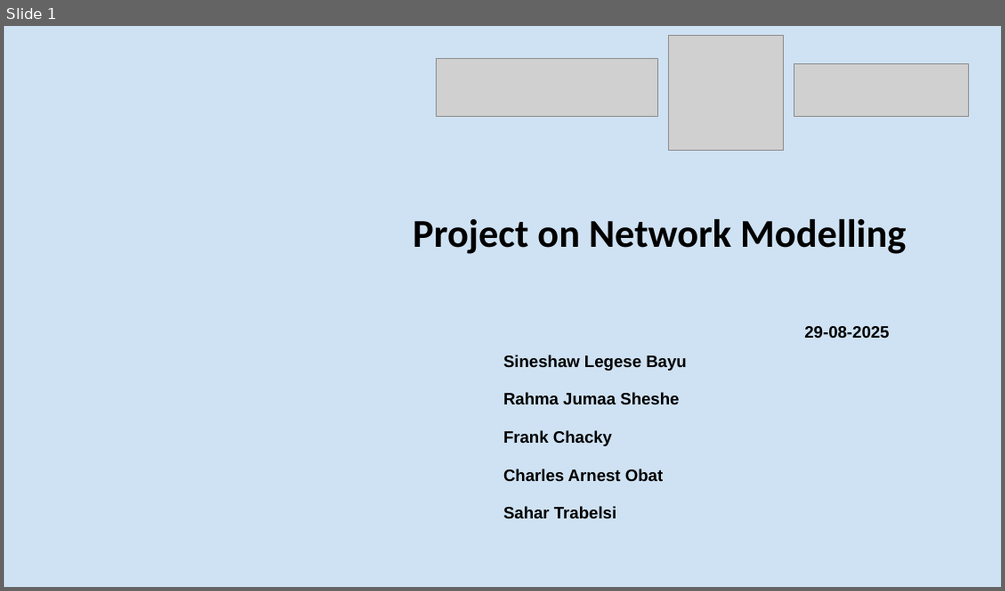
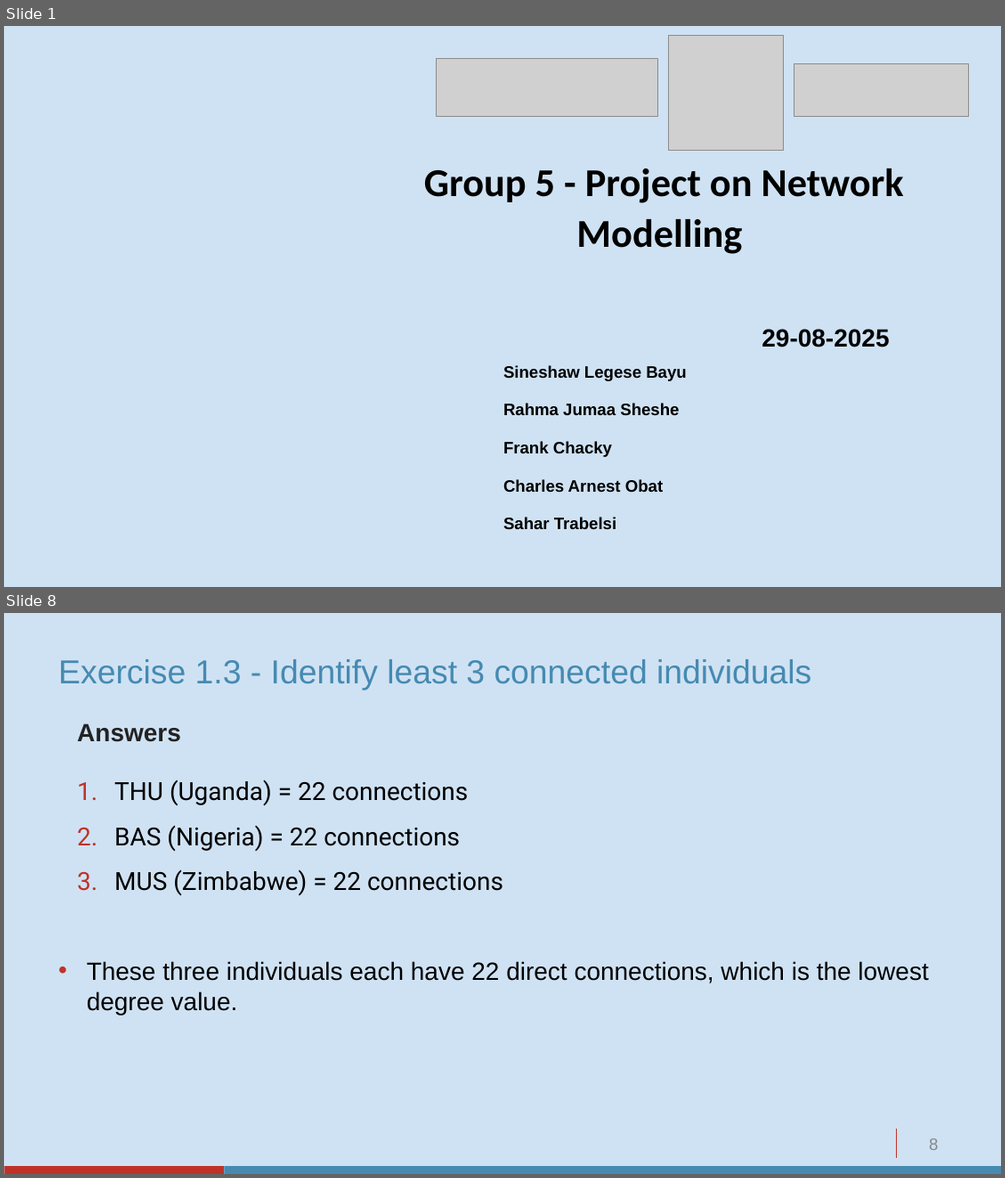
Before and after one commit to sineshawl/Malaria_Training_Network_Modelling, a slide deck: Mathematical Modelling Project - Group 5.pptx. Shown one above the other, each under a label of ours: slide 1 before the commit, slides 1 and 8 after it; the slides between them are not shown. The pictures are 1005x591 and 1005x1178 pixels, drawn with LibreOffice and Linux fonts; fonts in the diff are those of the drawing; grey boxes stand for pictures. Boxes give left, top, right and bottom in pixels: in the first picture for what was removed or moved away, otherwise in the second. Text is boxed around its words. In the diff, an @@ line names an element or a change of style, - is before the commit and + after.

```diff
--- a/Mathematical Modelling Project - Group 5.pptx
+++ b/Mathematical Modelling Project - Group 5.pptx
@@ slide 8 added at (x1=4, y1=613, x2=1001, y2=1174), background #CFE2F3 @@
@@ title added at (x1=58, y1=659, x2=811, y2=690), 32 pt, text #468AB2 @@
+Exercise 1.3 - Identify least 3 connected individuals
@@ text added at (x1=77, y1=723, x2=181, y2=742), 24 pt, text #222222, bold @@
+Answers
@@ text added at (x1=87, y1=779, x2=928, y2=1014), 24 pt, text #000000 @@
+1. THU (Uganda) = 22 connections
+2. BAS (Nigeria) = 22 connections
+3. MUS (Zimbabwe) = 22 connections
+• These three individuals each have 22 direct connections, which is the lowest degree value.
@@ line added from (896, 1129) to (896, 1158), #BF3227 0.75 pt @@
@@ page number added at (x1=929, y1=1138, x2=938, y2=1150), 16 pt, text #888888 @@
+8
@@ rectangle added at (x1=4, y1=1166, x2=224, y2=1174), fill #BF3227 @@
@@ rectangle added at (x1=224, y1=1166, x2=1001, y2=1174), fill #468AB2 @@
@@ slide 1 changed as well @@
@@ text at (x1=424, y1=168, x2=904, y2=254): text changed @@
-Project on Network Modelling
+Group 5 - Project on Network Modelling
@@ text at (x1=761, y1=329, x2=889, y2=347): size 16 to 24 pt in "29-08-2025" @@
```
Also in this commit, not shown: 2 other slides changed, 13 other slides added, 5 slides removed, 7 other files.
